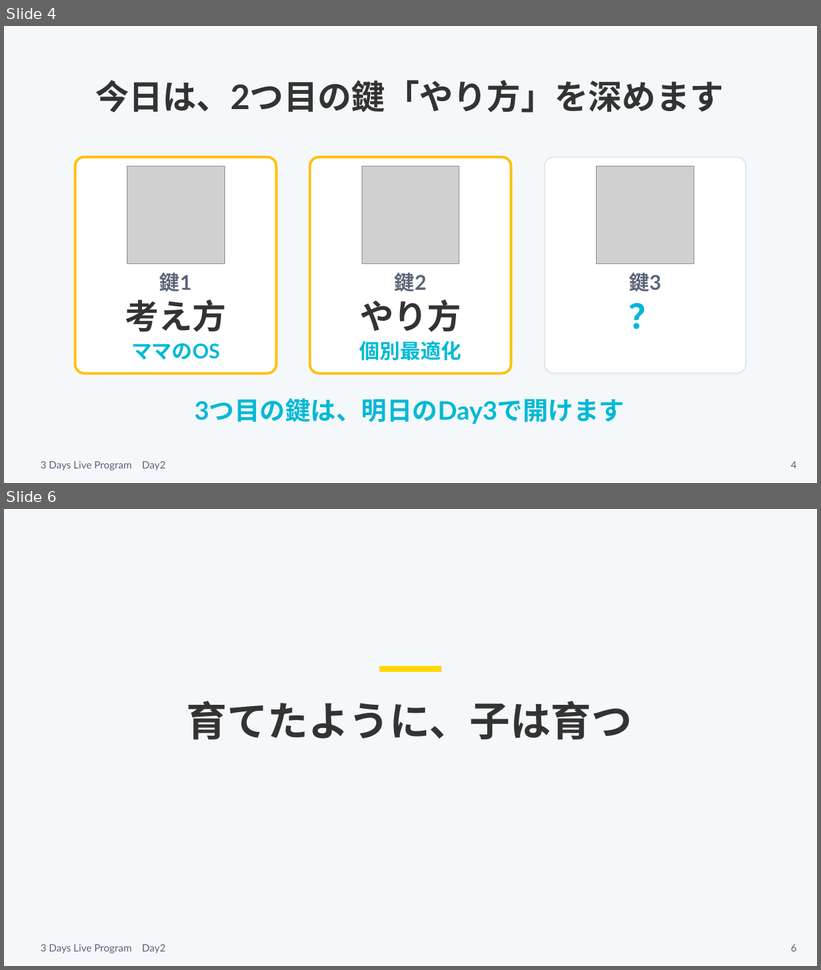
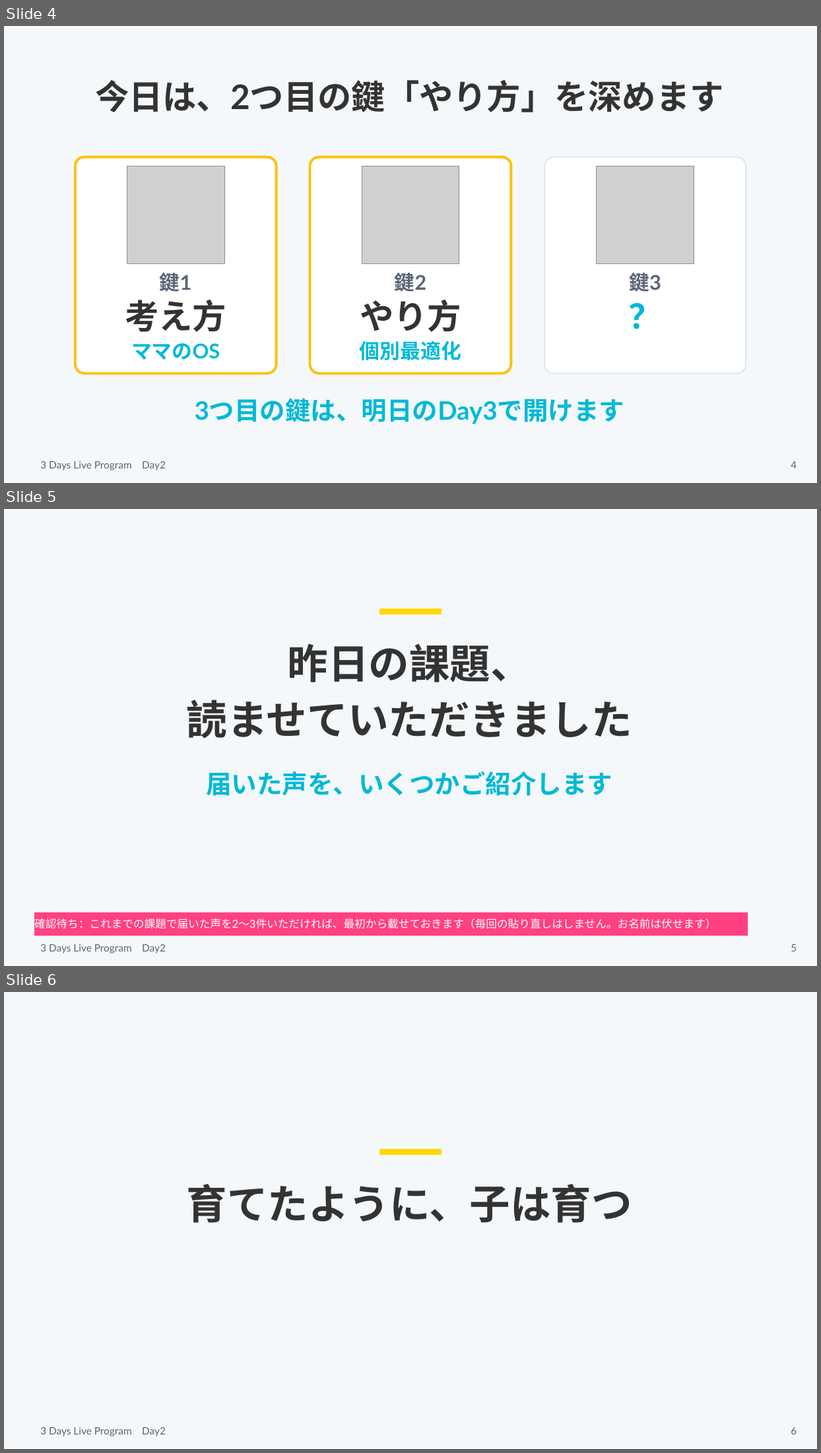
Before and after one commit to tanakayuc/static-pages, a slide deck: pigmarion-homeinter-3days-live/day2/v2/homeinter-day2-v2.pptx. Shown one above the other, each under a label of ours: slides 4 and 6 before the commit, slides 4, 5 and 6 after it; the slides between them are not shown. The pictures are 821x970 and 821x1453 pixels, drawn with LibreOffice and Linux fonts; fonts in the diff are those of the drawing; grey boxes stand for pictures. Boxes give left, top, right and bottom in pixels: in the first picture for what was removed or moved away, otherwise in the second. Text is boxed around its words. In the diff, an @@ line names an element or a change of style, - is before the commit and + after.

```diff
--- a/pigmarion-homeinter-3days-live/day2/v2/homeinter-day2-v2.pptx
+++ b/pigmarion-homeinter-3days-live/day2/v2/homeinter-day2-v2.pptx
@@ slide 5 added at <box>4,509,817,966</box>, background #F4F8FA; not listed: 1 template element that a slide beside it also shows @@
@@ rectangle added at <box>380,609,442,614</box>, fill #FFD700, outline #FFD700 1 pt @@
@@ text added at <box>187,644,633,739</box>, 48 pt, text #333333, bold @@
+昨日の課題、
+読ませていただきました
@@ text added at <box>206,772,613,796</box>, 30 pt, text #00B9D6, bold @@
+届いた声を、いくつかご紹介します
@@ rectangle added at <box>34,913,748,936</box>, fill #FF4081, 13 pt, text #FFFFFF @@
+確認待ち：これまでの課題で届いた声を2〜3件いただければ、最初から載せておきます（毎回の貼り直しはしません。お名前は伏せます）
@@ page number added at <box>791,945,797,952</box>, 12 pt, text #5B6577 @@
+5
```
Also in this commit, not shown: 1 slide removed, 7 other files.
